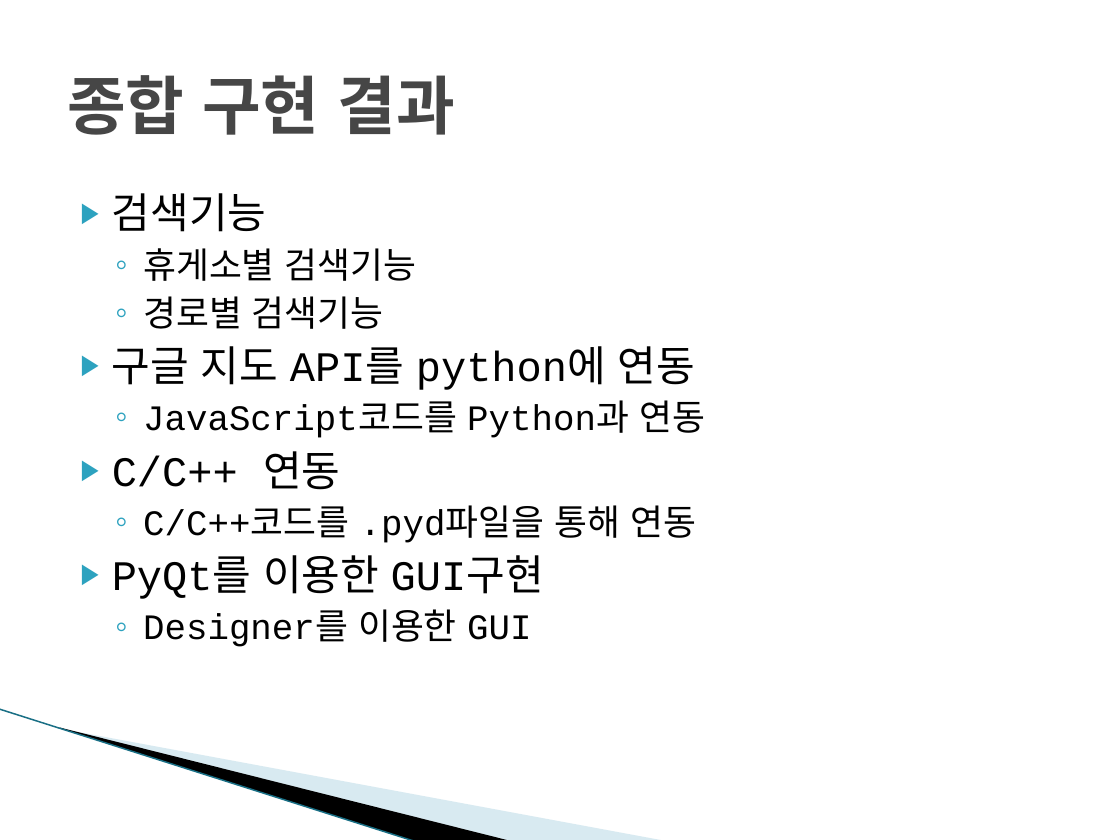
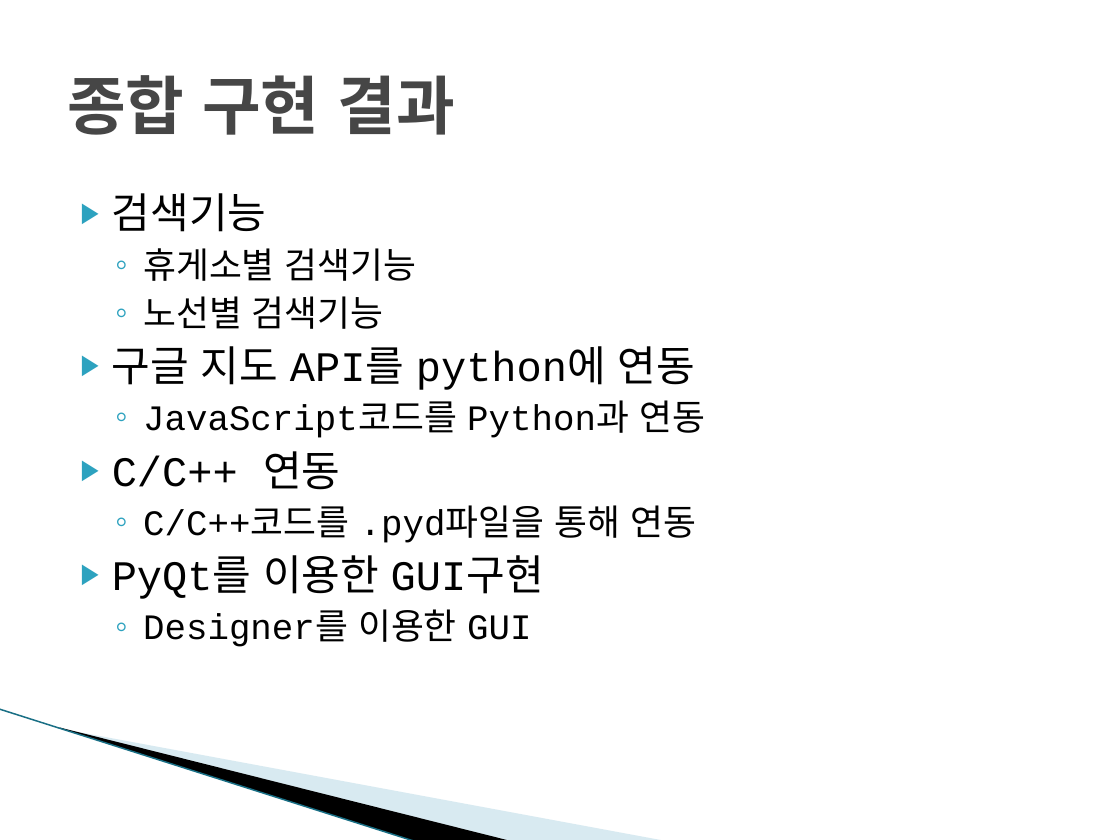
Before and after one commit to kyoungsub/Script, a slide deck: slide 3 of 스크립트 언어 텀프로젝트 최종발표.pptx. Drawn at 1120x840 pixels with LibreOffice and Linux fonts; fonts in the diff are those of the drawing; background and template pictures are left out. Boxes give left, top, right and bottom in pixels: in the first picture for what was removed or moved away, otherwise in the second. Text is boxed around its words. In the diff, an @@ line names an element or a change of style, - is before the commit and + after.

```diff
--- a/스크립트 언어 텀프로젝트 최종발표.pptx
+++ b/스크립트 언어 텀프로젝트 최종발표.pptx
@@ text at box(143, 296, 384, 329): text changed @@
-  ◦ 경로별 검색기능
+  ◦ 노선별 검색기능
```
Also in this commit, not shown: 2 other slides changed, 1 other file.
